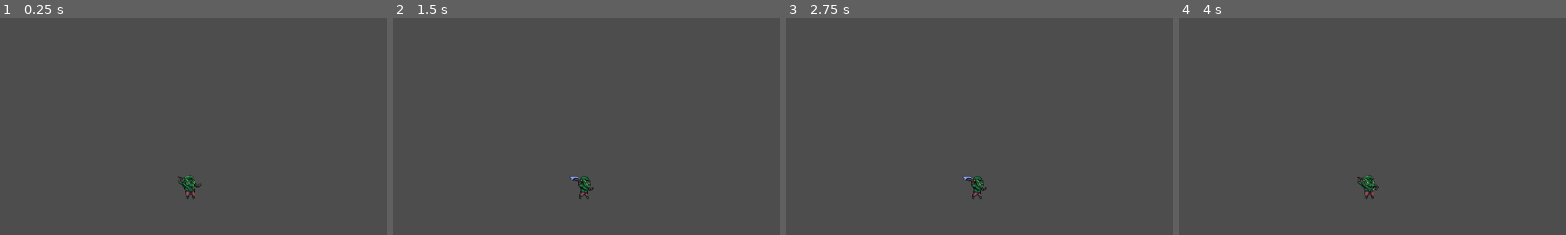
Above: before the commit, frames 1-4 (left to right).
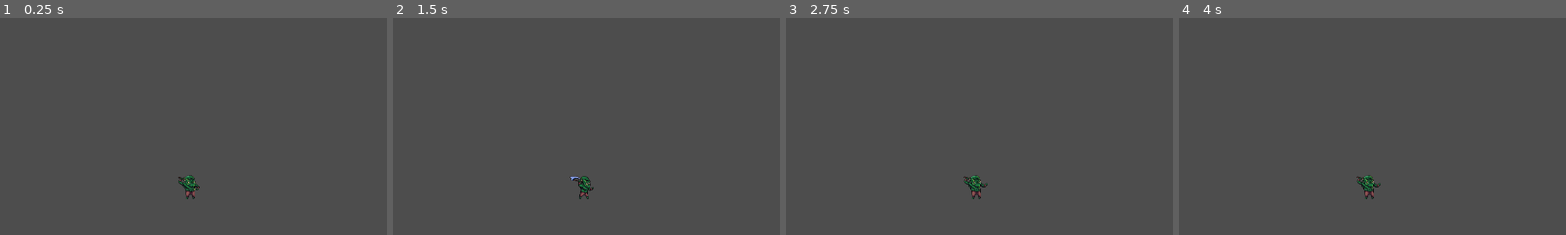
Above: after the commit, the same moments.

Repository: alstonStone/BoulderBreakerz
Game: Godot game, scene res://Scenes/orc.tscn
Same seed, same stepped clock (60 frames per second), same inputs: the game is played once before the commit and once after it. This scene is started directly instead of the project's main scene.
Inputs:
- Up to frame 1 (0.25 s): no input
- Up to frame 2 (1.5 s): tap Enter at 0.5 s; tap Space at 1.25 s
- Up to frame 3 (2.75 s): tap Enter at 2 s
- Up to frame 4 (4 s): tap Space at 2.75 s; tap Enter at 3.5 s
The pictures show only the part of the screen within x 39-89%, y 50-100%; the shares and areas given below are measured in that part.

The runs differ from the first frame. In frame 1, 0.1% of the frame differs, in the area x 45-53%, y 72-81%; in frame 2, nothing differs; in frame 3, 0.3%, in the area x 45-53%, y 72-84%; in frame 4, 0.1%.

Commit message:
started connecting orc looped signal to damage the boulder

Diff:
--- a/Scenes/orc.tscn
+++ b/Scenes/orc.tscn
@@ -2,6 +2,10 @@
 
 [ext_resource type="Texture2D" uid="uid://cvowocacos4dh" path="res://Assets/orcs/Orc_Warrior/Attack_1.png" id="1_pq8s0"]
 [ext_resource type="Script" path="res://Scripts/Orc.gd" id="2_yut4j"]
+
+[sub_resource type="AtlasTexture" id="AtlasTexture_7jg50"]
+atlas = ExtResource("1_pq8s0")
+region = Rect2(192, 0, 96, 96)
 
 [sub_resource type="AtlasTexture" id="AtlasTexture_xtmt1"]
 atlas = ExtResource("1_pq8s0")
@@ -11,10 +15,6 @@
 atlas = ExtResource("1_pq8s0")
 region = Rect2(96, 0, 96, 96)
 
-[sub_resource type="AtlasTexture" id="AtlasTexture_7jg50"]
-atlas = ExtResource("1_pq8s0")
-region = Rect2(192, 0, 96, 96)
-
 [sub_resource type="AtlasTexture" id="AtlasTexture_ctve6"]
 atlas = ExtResource("1_pq8s0")
 region = Rect2(288, 0, 96, 96)
@@ -23,6 +23,9 @@
 resource_local_to_scene = true
 animations = [{
 "frames": [{
+"duration": 0.5,
+"texture": SubResource("AtlasTexture_7jg50")
+}, {
 "duration": 4.0,
 "texture": SubResource("AtlasTexture_xtmt1")
 }, {
@@ -32,11 +35,8 @@
 "duration": 0.5,
 "texture": SubResource("AtlasTexture_7jg50")
 }, {
-"duration": 4.0,
+"duration": 0.5,
 "texture": SubResource("AtlasTexture_ctve6")
-}, {
-"duration": 0.5,
-"texture": SubResource("AtlasTexture_7jg50")
 }],
 "loop": true,
 "name": &"default",
--- a/Scripts/Orc.gd
+++ b/Scripts/Orc.gd
@@ -1,5 +1,6 @@
 extends AnimatedSprite2D
 
+signal orc_hit_boulder
 # Called when the node enters the scene tree for the first time.
 func _ready():
 	pass # Replace with function body.
@@ -7,3 +8,7 @@
 
 func _process(_delta):
 	self.play()
+
+
+func _on_animation_looped():
+	orc_hit_boulder.emit()
